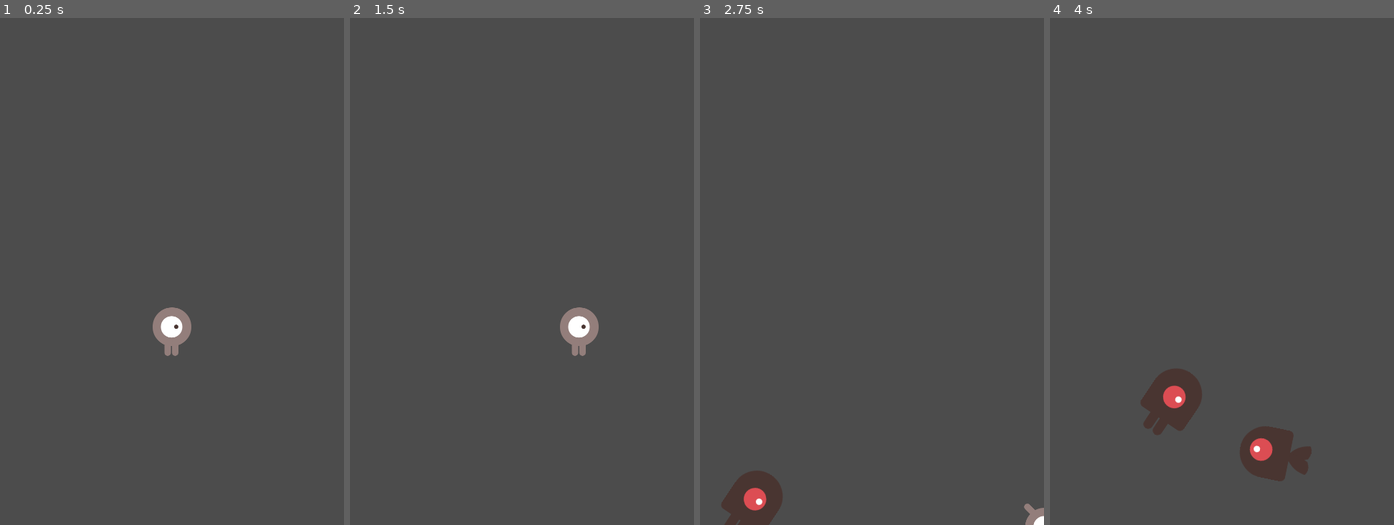
Above: before the commit, frames 1-4 (left to right).
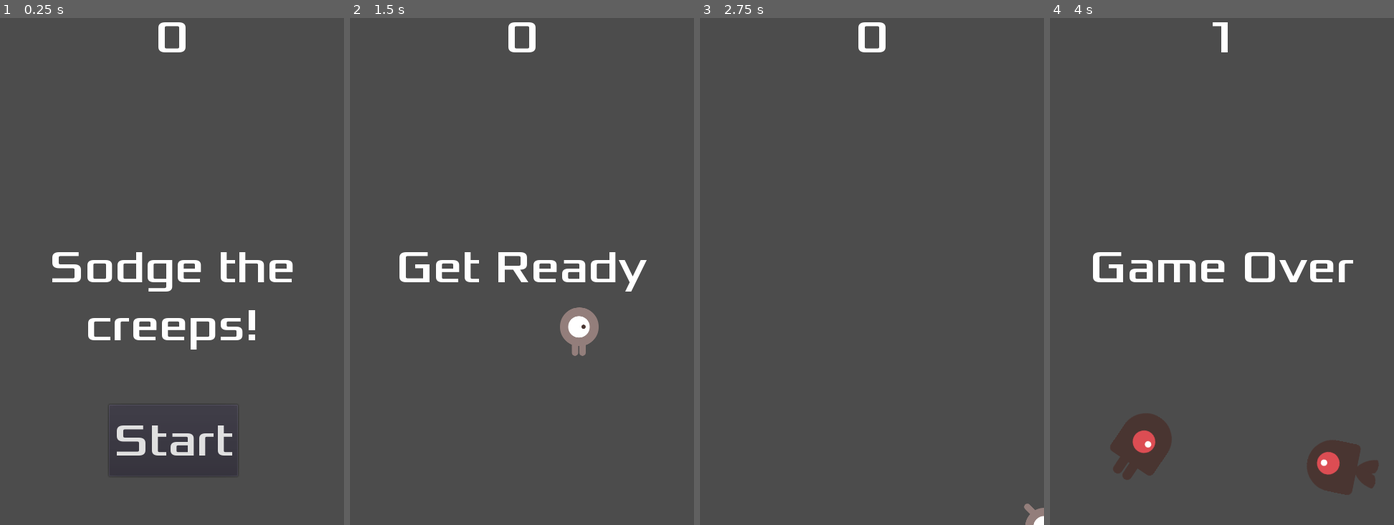
Above: after the commit, the same moments.

Repository: pmnzt/my-first-2d-game-godot
Game: Godot game, scene res://Main.tscn
The game is run twice, just before and just after one commit, with the same random seed, the same clock (stepped at 60 frames per second) and the same inputs.
Inputs (mouse positions are in pixels of both pictures, inside the frame that each line leads up to):
- Up to frame 1 (0.25 s): no input
- Up to frame 2 (1.5 s): click (522, 438) at 0.5 s, where only the run after the commit has a clickable "Start"; tap Enter at 1.25 s; hold Right (move_right) from 1.28 s (still down)
- Up to frame 3 (2.75 s): release Right (move_right) at 2.03 s; hold Down (move_down) from 2.03 s (still down)
- Up to frame 4 (4 s): release Down (move_down) at 2.78 s; hold Right (move_right) 2.78-3.53 s; hold Up (move_up) from 3.53 s (still down)

The runs differ from the first frame. In frame 1, 4.5% of the frame differs, in the area x 15-86%, y 0-91%; in frame 2, 2.0%; in frame 3, 1.7%; in frame 4, 7.7%, in the area x 12-96%, y 0-95%.

Commit message:
pulling the game and the hands up display ui

Diff:
--- /dev/null
+++ b/HUD.gd
@@ -0,0 +1,34 @@
+extends CanvasLayer
+
+signal start_game
+
+
+
+func show_message(text):
+	$Message.text = text
+	$Message.show()
+	$MessageTimer.start()
+
+
+func show_game_over():
+	show_message("Game Over")
+	# Wait until the MessageTimer has counted down.
+	yield($MessageTimer, "timeout")
+
+	$Message.text = "Dodge the\nCreeps!"
+	$Message.show()
+	# Make a one-shot timer and wait for it to finish.
+	yield(get_tree().create_timer(1), "timeout")
+	$StartButton.show()
+
+func update_score(score):
+	$ScoreLabel.text = str(score)
+
+
+func _on_MessageTimer_timeout():
+	$Message.hide()
+
+
+func _on_StartButton_pressed():
+	$StartButton.hide()
+	emit_signal("start_game")
--- /dev/null
+++ b/HUD.tscn
@@ -0,0 +1,48 @@
+[gd_scene load_steps=4 format=2]
+
+[ext_resource path="res://HUD.gd" type="Script" id=1]
+[ext_resource path="res://fonts/Xolonium-Regular.ttf" type="DynamicFontData" id=2]
+
+[sub_resource type="DynamicFont" id=1]
+size = 64
+font_data = ExtResource( 2 )
+
+[node name="HUD" type="CanvasLayer"]
+script = ExtResource( 1 )
+
+[node name="ScoreLabel" type="Label" parent="."]
+anchor_right = 1.0
+margin_bottom = 78.0
+custom_fonts/font = SubResource( 1 )
+text = "0"
+align = 1
+
+[node name="Message" type="Label" parent="."]
+anchor_top = 0.5
+anchor_right = 1.0
+anchor_bottom = 0.5
+margin_top = -39.0
+margin_bottom = 39.0
+custom_fonts/font = SubResource( 1 )
+text = "Sodge the creeps!"
+align = 1
+autowrap = true
+
+[node name="StartButton" type="Button" parent="."]
+anchor_left = 0.5
+anchor_top = 1.0
+anchor_right = 0.5
+anchor_bottom = 1.0
+margin_left = -88.0
+margin_top = -168.0
+margin_right = 92.0
+margin_bottom = -68.0
+custom_fonts/font = SubResource( 1 )
+text = "Start"
+
+[node name="MessageTimer" type="Timer" parent="."]
+wait_time = 2.0
+one_shot = true
+
+[connection signal="pressed" from="StartButton" to="." method="_on_StartButton_pressed"]
+[connection signal="timeout" from="MessageTimer" to="." method="_on_MessageTimer_timeout"]
--- a/Main.gd
+++ b/Main.gd
@@ -12,7 +12,6 @@
 # Called when the node enters the scene tree for the first time.
 func _ready():
 	randomize()
-	new_game()
 
 
 # Called every frame. 'delta' is the elapsed time since the previous frame.
@@ -23,12 +22,16 @@
 func game_over():
 	$ScoreTimer.stop()
 	$MobTimer.stop()
+	$HUD.show_game_over()
 
 
 func new_game():
+	get_tree().call_group("mobs", "queue_free")
 	score = 0
 	$Player.start($StartPosition.position)
 	$StartTimer.start()
+	$HUD.update_score(score)
+	$HUD.show_message("Get Ready")
 
 
 func _on_MobTimer_timeout():
@@ -59,6 +62,7 @@
 
 func _on_ScoreTimer_timeout():
 	score += 1
+	$HUD.update_score(score)
 
 
 func _on_StartTimer_timeout():
--- a/Main.tscn
+++ b/Main.tscn
@@ -1,8 +1,9 @@
-[gd_scene load_steps=5 format=2]
+[gd_scene load_steps=6 format=2]
 
 [ext_resource path="res://Main.gd" type="Script" id=1]
 [ext_resource path="res://Player.tscn" type="PackedScene" id=2]
 [ext_resource path="res://Mob.tscn" type="PackedScene" id=3]
+[ext_resource path="res://HUD.tscn" type="PackedScene" id=4]
 
 [sub_resource type="Curve2D" id=1]
 _data = {
@@ -32,8 +33,11 @@
 
 [node name="MobSpawnLocation" type="PathFollow2D" parent="MobPath"]
 
+[node name="HUD" parent="." instance=ExtResource( 4 )]
+
 [connection signal="hit" from="Player" to="." method="game_over"]
 [connection signal="hit" from="Player" to="." method="_on_Player_hit"]
 [connection signal="timeout" from="MobTimer" to="." method="_on_MobTimer_timeout"]
 [connection signal="timeout" from="ScoreTimer" to="." method="_on_ScoreTimer_timeout"]
 [connection signal="timeout" from="StartTimer" to="." method="_on_StartTimer_timeout"]
+[connection signal="start_game" from="HUD" to="." method="new_game"]
--- a/Mob.tscn
+++ b/Mob.tscn
@@ -43,13 +43,12 @@
 scale = Vector2( 0.75, 0.75 )
 frames = SubResource( 1 )
 animation = "fly"
-frame = 1
 playing = true
 
 [node name="CollisionShape2D" type="CollisionShape2D" parent="."]
 rotation = 1.5708
 shape = SubResource( 2 )
 
-[node name="VisibilityNotifier2D" type="VisibilityNotifier2D" parent="."]
+[node name="VisibilityNotifier2D" type="VisibilityNotifier2D" parent="." groups=["mobs"]]
 
 [connection signal="screen_exited" from="VisibilityNotifier2D" to="." method="_on_VisibilityNotifier2D_screen_exited"]
